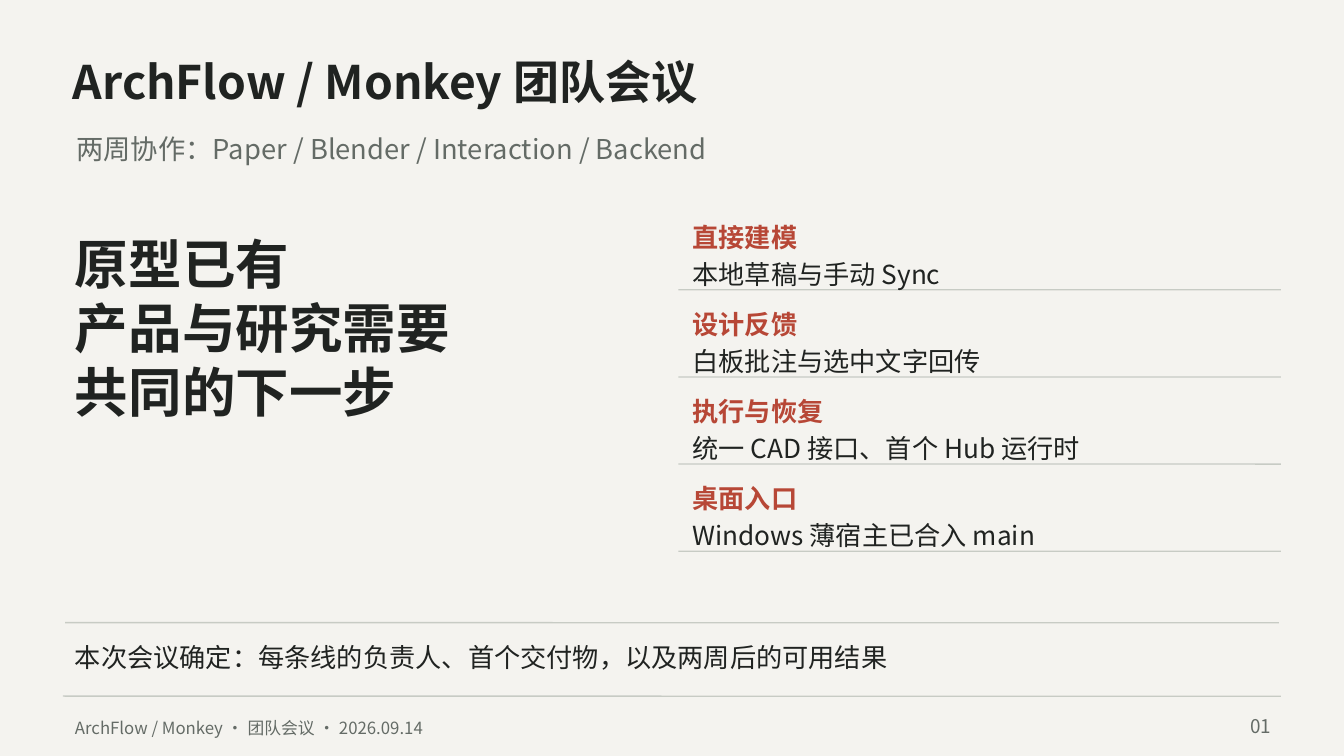
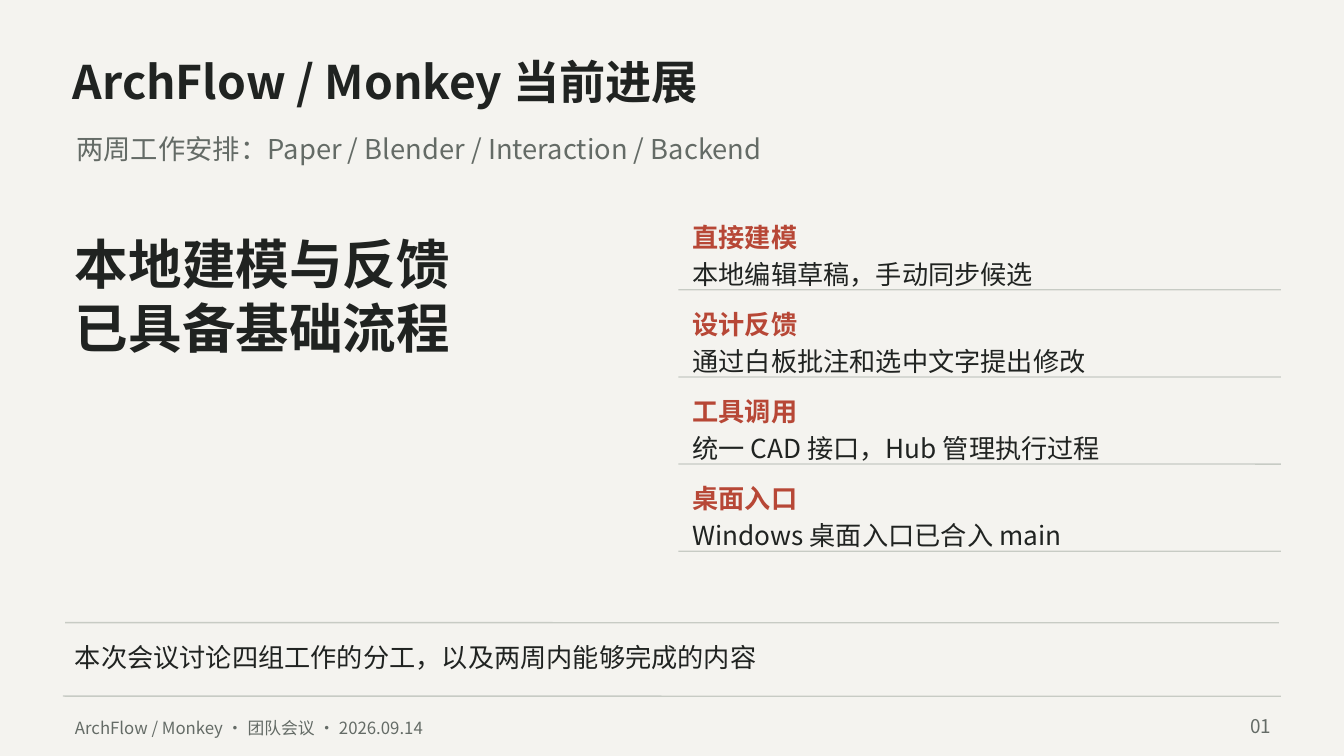
Before and after one commit to cogco1/MonkeyHub, a slide deck: slide 1 of docs/TEAM_MEETING_DECK.pptx. Drawn at 1344x756 pixels with LibreOffice and Linux fonts; fonts in the diff are those of the drawing. Boxes give left, top, right and bottom in pixels: in the first picture for what was removed or moved away, otherwise in the second. Text is boxed around its words. In the diff, an @@ line names an element or a change of style, - is before the commit and + after.

```diff
--- a/docs/TEAM_MEETING_DECK.pptx
+++ b/docs/TEAM_MEETING_DECK.pptx
@@ text at box(73, 59, 698, 110): text changed @@
-ArchFlow / Monkey 团队会议
+ArchFlow / Monkey 当前进展
@@ text at box(76, 136, 762, 165): text changed @@
-两周协作：Paper / Blender / Interaction / Backend
+两周工作安排：Paper / Blender / Interaction / Backend
@@ text at box(75, 238, 450, 353): text changed @@
-原型已有
-产品与研究需要
-共同的下一步
+本地建模与反馈
+已具备基础流程
@@ text at box(692, 262, 1033, 290): text changed @@
-本地草稿与手动 Sync
+本地编辑草稿，手动同步候选
@@ text at box(692, 349, 1085, 373): text changed @@
-白板批注与选中文字回传
+通过白板批注和选中文字提出修改
@@ text at box(692, 399, 797, 424): text changed @@
-执行与恢复
+工具调用
@@ text at box(692, 436, 1100, 461): text changed @@
-统一 CAD 接口、首个 Hub 运行时
+统一 CAD 接口，Hub 管理执行过程
@@ text at box(692, 523, 1061, 552): text changed @@
-Windows 薄宿主已合入 main
+Windows 桌面入口已合入 main
@@ text at box(75, 645, 756, 670): text changed @@
-本次会议确定：每条线的负责人、首个交付物，以及两周后的可用结果
+本次会议讨论四组工作的分工，以及两周内能够完成的内容
```
Also in this commit, not shown: 7 other slides changed, 1 other file.
